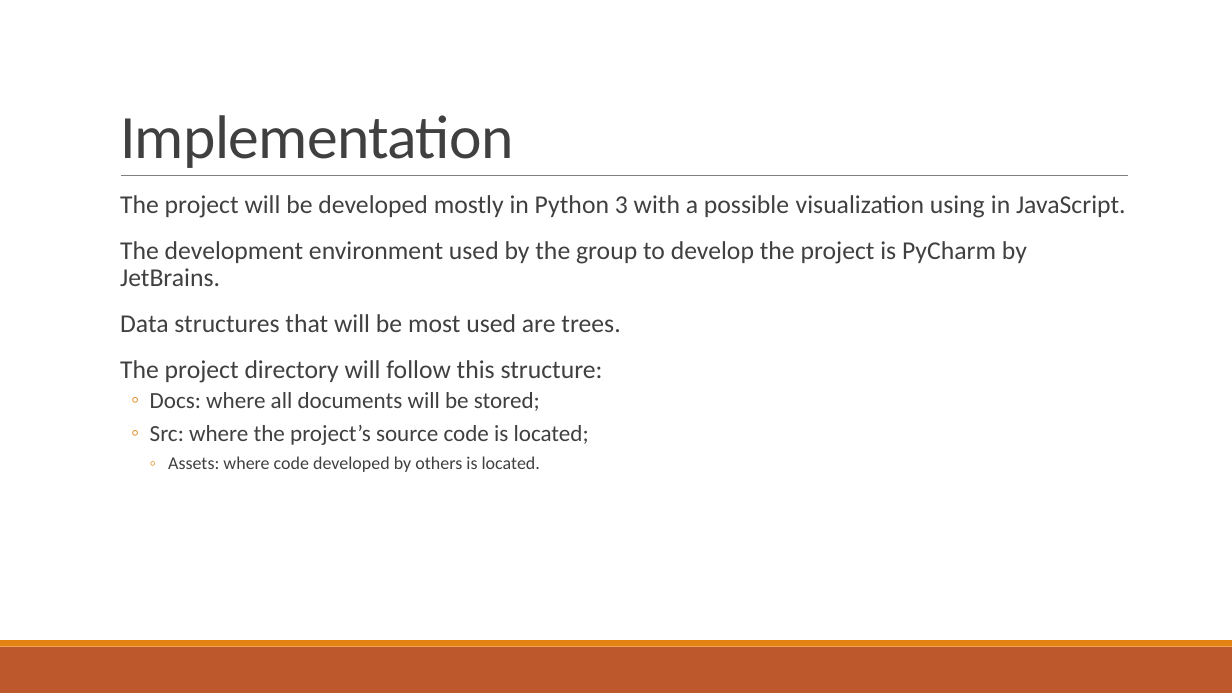
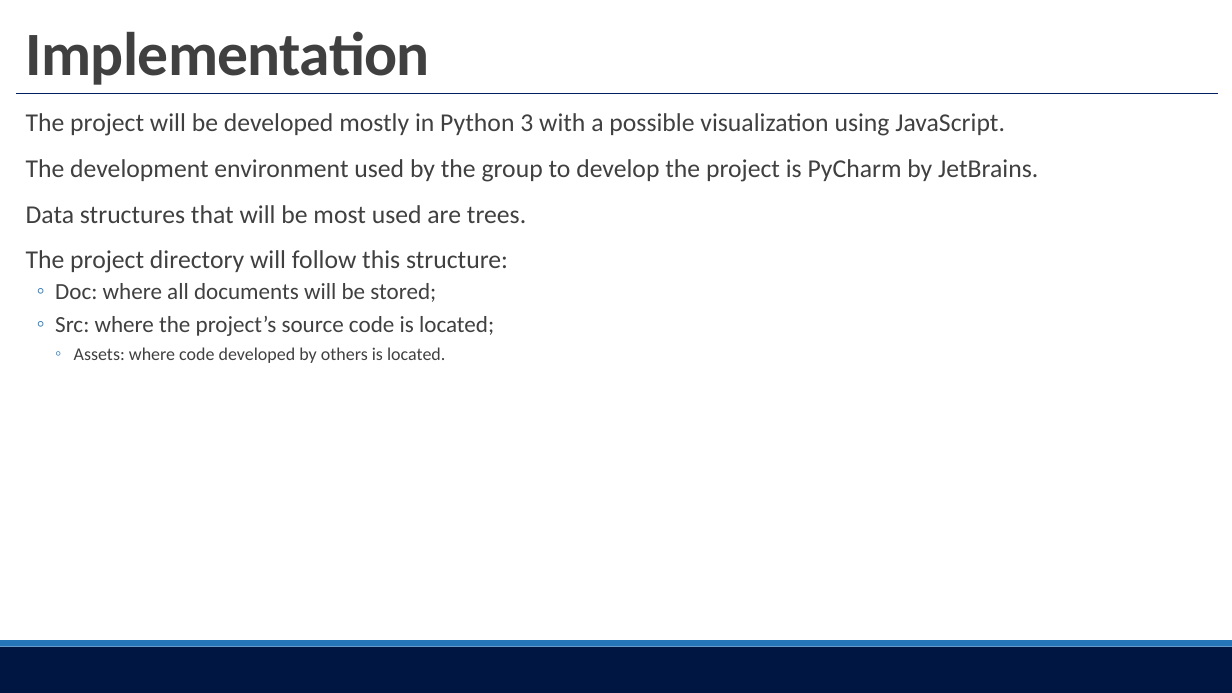
Before and after one commit to motapinto/feup-IART, a slide deck: slide 5 of Projects/P1/doc/IART01.pptx (slide 4 before the commit). Drawn at 1232x693 pixels with LibreOffice and Linux fonts; fonts in the diff are those of the drawing. Boxes give left, top, right and bottom in pixels: in the first picture for what was removed or moved away, otherwise in the second. Text is boxed around its words. In the diff, an @@ line names an element or a change of style, - is before the commit and + after.

```diff
--- a/Projects/P1/doc/IART01.pptx
+++ b/Projects/P1/doc/IART01.pptx
@@ title "Implementation": place and size @@
-title "Implementation" at (120, 115, 513, 168)
+title "Implementation" at (26, 31, 430, 85)
@@ title "Implementation" at (26, 31, 430, 85): bold on @@
@@ text "The project will be developed ...": place and size @@
-text "The project will be developed ..." at (120, 195, 1126, 472)
+text "The project will be developed ..." at (26, 113, 1038, 363)
@@ line moved from (121, 176) - (1128, 176) to (17, 93) - (1218, 93) @@
@@ line (17, 93) - (1218, 93): stroke #808080 0.5 pt to #002060 1 pt @@
@@ text at (26, 113, 1005, 136): text changed @@
-  The project will be developed mostly in Python 3 with a possible visualization using in JavaScript.
+  The project will be developed mostly in Python 3 with a possible visualization using JavaScript.
@@ text at (26, 159, 1038, 363): bullet colour #E48312 to #2576B9 @@
@@ text at (55, 283, 436, 302): text changed @@
-  ◦ Docs: where all documents will be stored;
+  ◦ Doc: where all documents will be stored;
@@ rectangle at (0, 647, 1232, 693): fill #BD582C to #001642 @@
@@ rectangle at (0, 640, 1232, 647): fill #E48312 to #2576B9 @@
```
Also in this commit, not shown: 3 other slides changed, 1 slide added.
